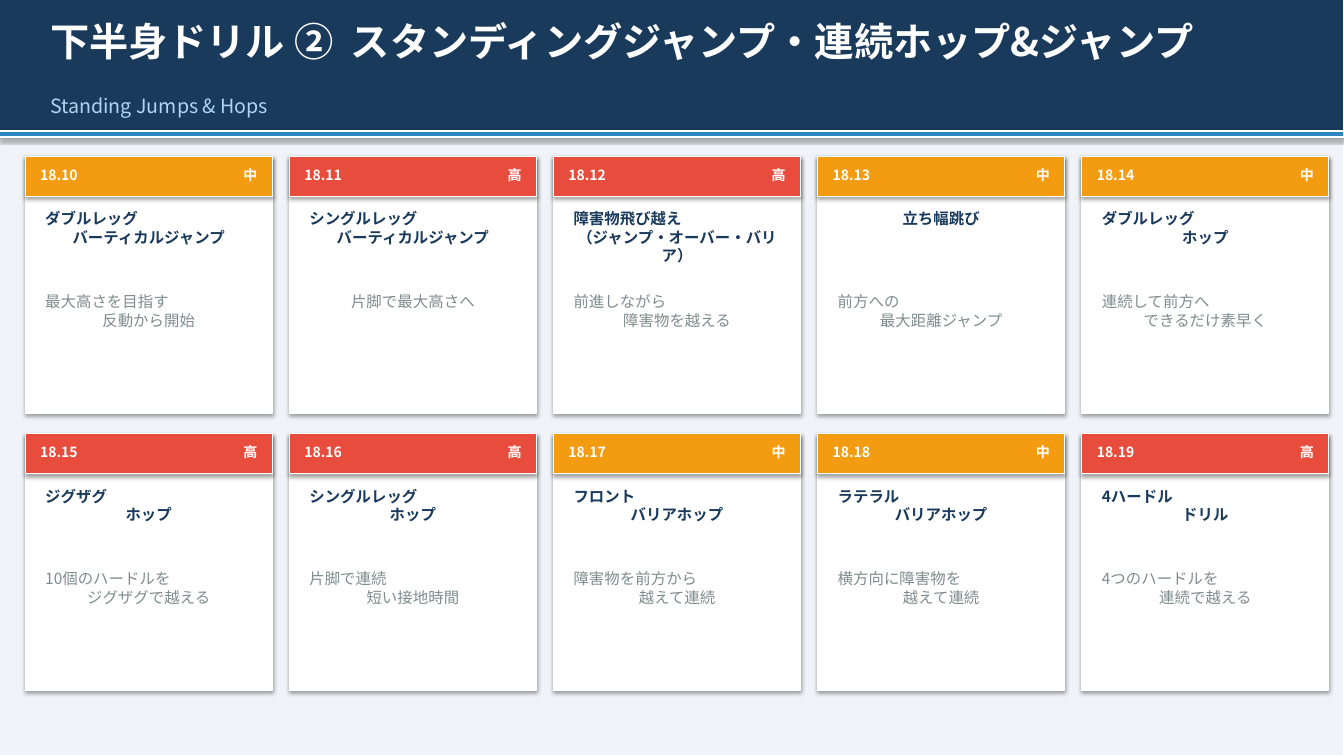
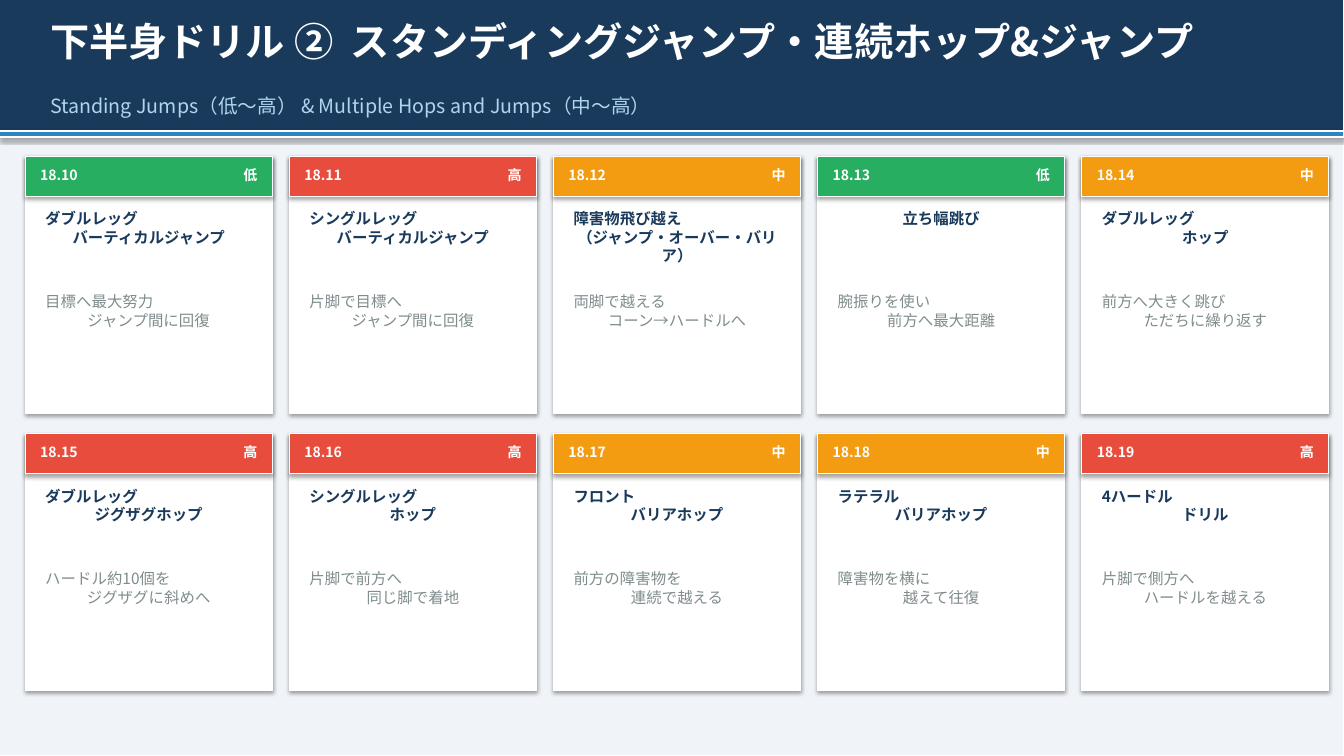
Before and after one commit to nagata2004-hub/sports-trainer-site, a slide deck: slide 11 of plyometrics/⑤プライオメトリクス講義スライド.pptx. Drawn at 1344x756 pixels with LibreOffice and Linux fonts; fonts in the diff are those of the drawing. Boxes give left, top, right and bottom in pixels: in the first picture for what was removed or moved away, otherwise in the second. Text is boxed around its words. In the diff, an @@ line names an element or a change of style, - is before the commit and + after.

```diff
--- a/plyometrics/⑤プライオメトリクス講義スライド.pptx
+++ b/plyometrics/⑤プライオメトリクス講義スライド.pptx
@@ text at (50,96,650,118): text changed @@
-Standing Jumps & Hops
+Standing Jumps（低〜高） & Multiple Hops and Jumps（中〜高）
@@ rectangle at (25,156,272,197): fill #F39C12 to #27AE60 @@
@@ text at (243,168,257,181): text changed @@
-中
+低
@@ rectangle at (554,156,801,197): fill #E74C3C to #F39C12 @@
@@ text at (772,168,786,182): text changed @@
-高
+中
@@ rectangle at (818,156,1065,197): fill #F39C12 to #27AE60 @@
@@ text at (1036,168,1050,181): text changed @@
-中
+低
@@ text at (45,294,209,327): text changed @@
-最大高さを目指す
-反動から開始
+目標へ最大努力
+ジャンプ間に回復
@@ text at (309,294,474,327): text changed @@
-片脚で最大高さへ
+片脚で目標へ
+ジャンプ間に回復
@@ text at (574,294,746,327): text changed @@
-前進しながら
-障害物を越える
+両脚で越える
+コーン→ハードルへ
@@ text at (838,294,995,327): text changed @@
-前方への
-最大距離ジャンプ
+腕振りを使い
+前方へ最大距離
@@ text at (1102,294,1268,327): text changed @@
-連続して前方へ
-できるだけ素早く
+前方へ大きく跳び
+ただちに繰り返す
@@ text at (45,488,203,522): text changed @@
-ジグザグ
-ホップ
+ダブルレッグ
+ジグザグホップ
@@ text at (45,571,211,604): text changed @@
-10個のハードルを
-ジグザグで越える
+ハードル約10個を
+ジグザグに斜めへ
@@ text at (309,571,460,604): text changed @@
-片脚で連続
-短い接地時間
+片脚で前方へ
+同じ脚で着地
@@ text at (574,571,723,604): text changed @@
-障害物を前方から
-越えて連続
+前方の障害物を
+連続で越える
@@ text at (838,571,979,604): text changed @@
-横方向に障害物を
-越えて連続
+障害物を横に
+越えて往復
@@ text at (1102,571,1267,604): text changed @@
-4つのハードルを
-連続で越える
+片脚で側方へ
+ハードルを越える
```
Also in this commit, not shown: 19 other slides changed, 4 other files.
